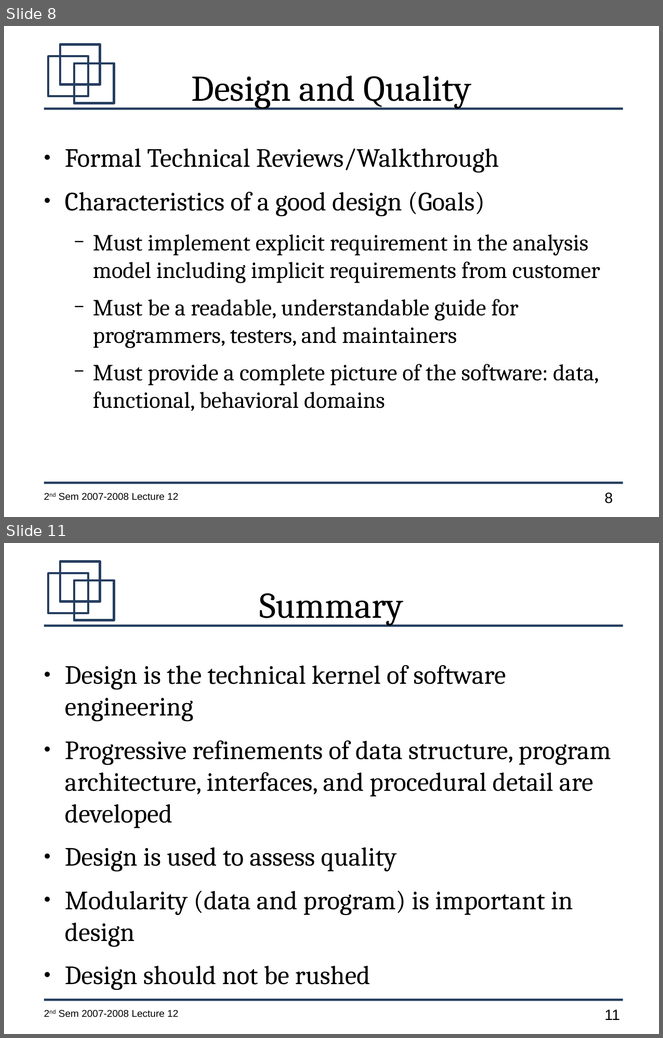
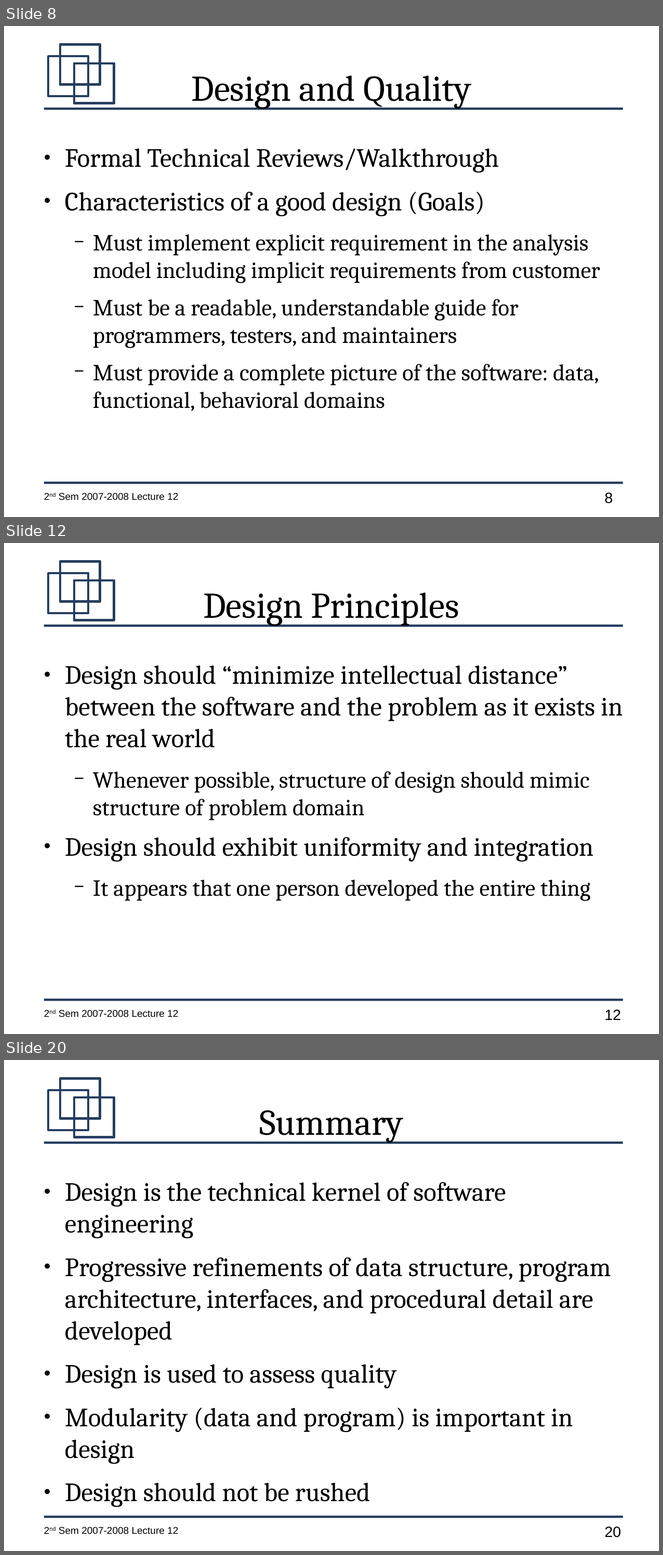
Before and after one commit to jachermocilla/jach-homepage, a slide deck: CMSC128-2nd-Sem-2007-L13.odp. Shown one above the other, each under a label of ours: slides 8 and 11 before the commit, slides 8, 12 and 20 after it; the slides between them are not shown. The pictures are 663x1038 and 663x1555 pixels, drawn with LibreOffice and Linux fonts; fonts in the diff are those of the drawing. Boxes give left, top, right and bottom in pixels: in the first picture for what was removed or moved away, otherwise in the second. Text is boxed around its words. In the diff, an @@ line names an element or a change of style, - is before the commit and + after.

```diff
--- a/CMSC128-2nd-Sem-2007-L13.odp
+++ b/CMSC128-2nd-Sem-2007-L13.odp
@@ slide 12 added at (4, 543, 659, 1034), background #FFFFFF; not listed: 7 template elements that a slide beside it also shows @@
@@ title added at (203, 592, 460, 626), 44 pt, text #000000 @@
+Design Principles
@@ text added at (65, 665, 623, 901), 32 pt, text #000000 @@
+● Design should “minimize intellectual distance” between the software and the problem as it exists in the real world
+  − Whenever possible, structure of design should mimic structure of problem domain
+● Design should exhibit uniformity and integration
+  − It appears that one person developed the entire thing
@@ what was slide 11 is now slide 20 @@
@@ page number at (605, 1527, 621, 1538): text changed @@
-11
+20
```
Also in this commit, not shown: 2 slides changed, 8 other slides added.
